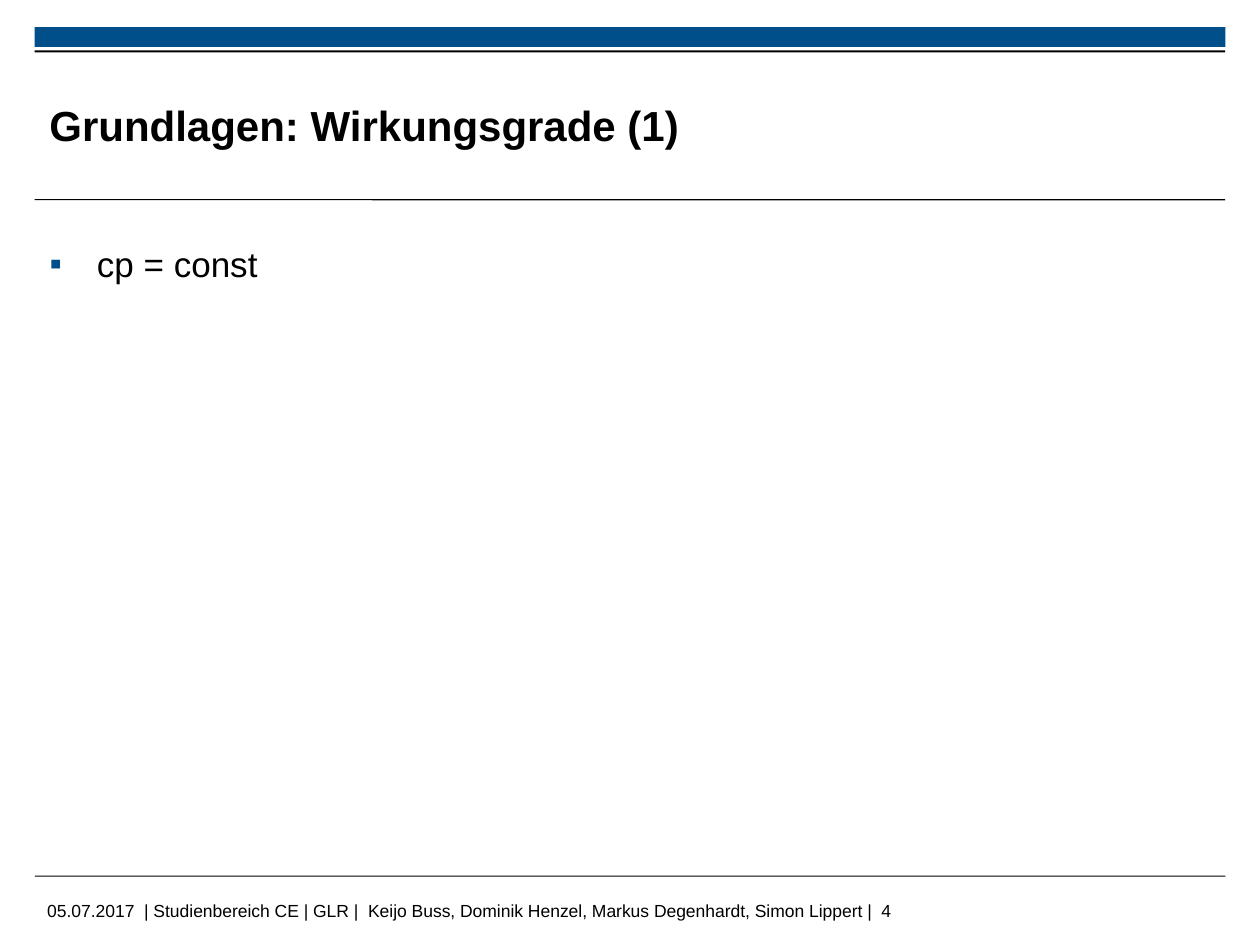
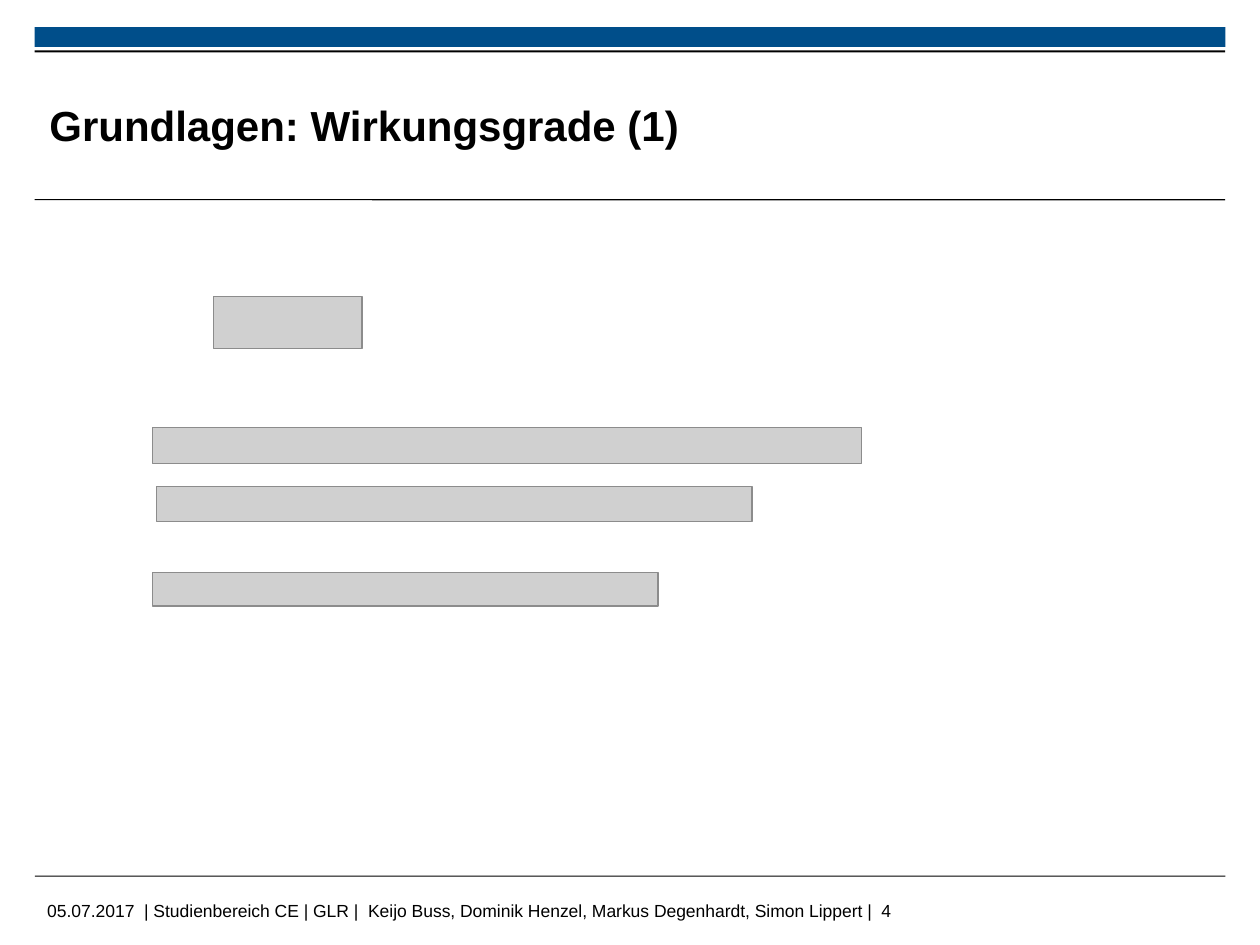
Before and after one commit to MDegenhardt/AusarbeitungADP, a slide deck: slide 4 of Präsentation/Abschluss_Präsentation_Keijo.pptx. Drawn at 1260x945 pixels with LibreOffice and Linux fonts; fonts in the diff are those of the drawing; grey boxes stand for pictures; background and template pictures are left out. Boxes give left, top, right and bottom in pixels: in the first picture for what was removed or moved away, otherwise in the second. Text is boxed around its words. In the diff, an @@ line names an element or a change of style, - is before the commit and + after.

```diff
--- a/Präsentation/Abschluss_Präsentation_Keijo.pptx
+++ b/Präsentation/Abschluss_Präsentation_Keijo.pptx
@@ text removed at bbox=[97, 254, 258, 283] @@
-▪ cp = const
@@ picture added at bbox=[213, 296, 362, 348] @@
@@ picture added at bbox=[152, 427, 862, 464] @@
@@ picture added at bbox=[156, 486, 752, 522] @@
@@ picture added at bbox=[152, 572, 658, 606] @@
```
Also in this commit, not shown: 4 other slides changed.
